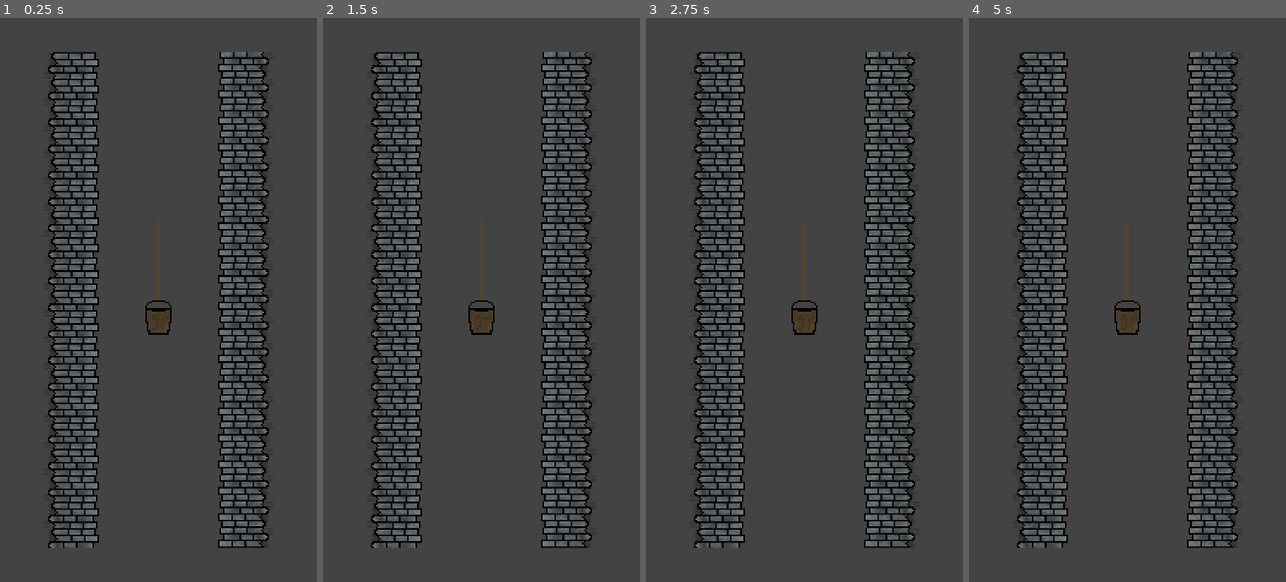
Above: before the commit, frames 1-4 (left to right).
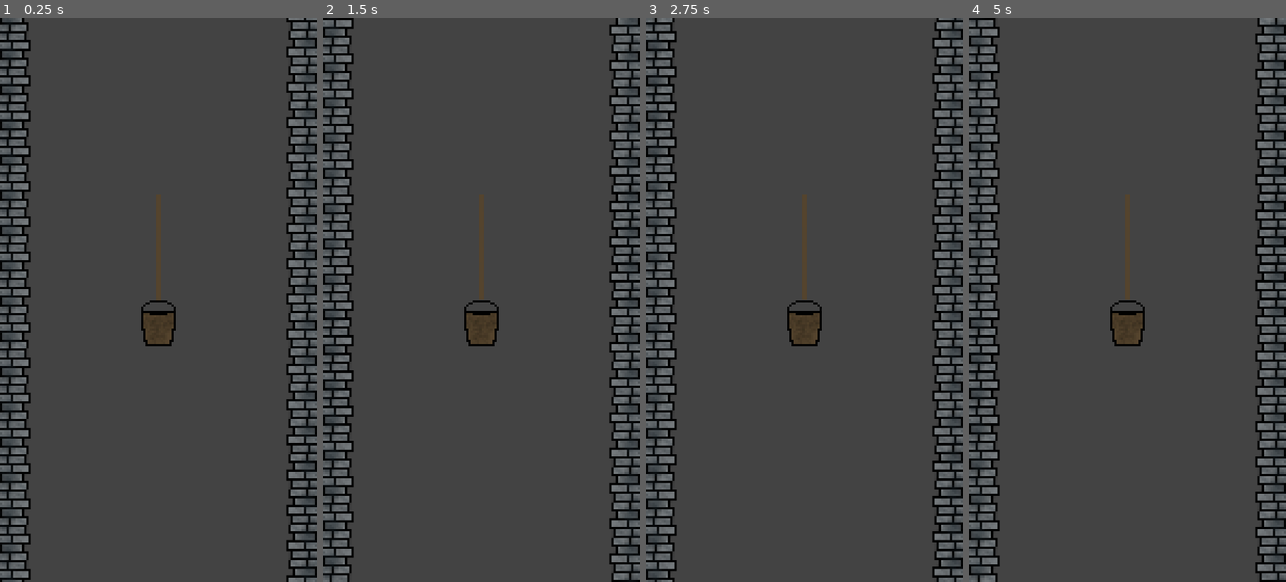
Above: after the commit, the same moments.

Repository: AdrienPiechocki/LudumDareAvril2025
Game: Godot game, scene res://Scenes/Game.tscn
Two runs of this game, one before a commit and one after it. Both use one fixed random seed, a clock stepped at 60 frames per second and the inputs below.
Inputs:
- Up to frame 1 (0.25 s): no input
- Up to frame 2 (1.5 s): no input
- Up to frame 3 (2.75 s): no input
- Up to frame 4 (5 s): no input

The runs differ from the first frame. In frame 1, 34% of the frame differs, in the area x 0-100%, y 0-100%; in frame 2, 34%; in frame 3, 34%; in frame 4, 34%.

Commit message:
Adding wall to Game Scene

Diff:
--- a/Prefabs/ShaderBackground.tscn
+++ b/Prefabs/ShaderBackground.tscn
@@ -1,15 +1,28 @@
 [gd_scene load_steps=5 format=3 uid="uid://6wc4ioattvcx"]
 
-[ext_resource type="Script" uid="uid://dmlut6itye7aj" path="res://Scripts/shader_wall.gd" id="1_agso4"]
 [ext_resource type="Shader" uid="uid://u71xlwyrmxwy" path="res://Shaders/ShaderWall.gdshader" id="1_bqxng"]
 [ext_resource type="Texture2D" uid="uid://do0k22qnbxb4d" path="res://Sprites/LeftWall.png" id="2_agso4"]
+
+[sub_resource type="GDScript" id="GDScript_bqxng"]
+script/source = "extends Node2D
+
+@export var rTexture : Resource
+@export var iXSize : int
+@export var iYSize : int
+
+func _ready():
+	$TextureRect.texture = rTexture
+	$TextureRect.stretch_mode = 1
+	$TextureRect.size.x = iXSize
+	$TextureRect.size.y = iYSize
+"
 
 [sub_resource type="ShaderMaterial" id="ShaderMaterial_fcepb"]
 shader = ExtResource("1_bqxng")
 shader_parameter/fSpeed = 0.5
 
 [node name="ShaderBackground" type="Node2D"]
-script = ExtResource("1_agso4")
+script = SubResource("GDScript_bqxng")
 
 [node name="TextureRect" type="TextureRect" parent="."]
 material = SubResource("ShaderMaterial_fcepb")
--- a/Prefabs/ShaderWall.tscn
+++ b/Prefabs/ShaderWall.tscn
@@ -1,14 +1,14 @@
-[gd_scene load_steps=6 format=3 uid="uid://bm301snojvb2l"]
+[gd_scene load_steps=5 format=3 uid="uid://bm301snojvb2l"]
 
 [ext_resource type="Shader" uid="uid://u71xlwyrmxwy" path="res://Shaders/ShaderWall.gdshader" id="1_bdi57"]
-[ext_resource type="Script" uid="uid://dmlut6itye7aj" path="res://Scripts/shader_wall.gd" id="1_l135e"]
-[ext_resource type="Texture2D" uid="uid://do0k22qnbxb4d" path="res://Sprites/LeftWall.png" id="2_j2k8g"]
+[ext_resource type="Script" uid="uid://bq5om2gm2xsm" path="res://Scripts/shader_wall.gd" id="1_l135e"]
 
 [sub_resource type="ShaderMaterial" id="ShaderMaterial_j2k8g"]
 shader = ExtResource("1_bdi57")
 shader_parameter/fSpeed = 0.5
 
 [sub_resource type="RectangleShape2D" id="RectangleShape2D_j2k8g"]
+size = Vector2(16, 16)
 
 [node name="ShaderWall" type="StaticBody2D"]
 script = ExtResource("1_l135e")
@@ -26,7 +26,6 @@
 offset_bottom = 8.0
 grow_horizontal = 2
 grow_vertical = 2
-texture = ExtResource("2_j2k8g")
 stretch_mode = 1
 
 [node name="CollisionShape2D" type="CollisionShape2D" parent="."]
--- a/Scenes/Game.tscn
+++ b/Scenes/Game.tscn
@@ -1,8 +1,9 @@
-[gd_scene load_steps=10 format=3 uid="uid://rcupgrgt5vw4"]
+[gd_scene load_steps=9 format=3 uid="uid://rcupgrgt5vw4"]
 
 [ext_resource type="Texture2D" uid="uid://do0k22qnbxb4d" path="res://Sprites/LeftWall.png" id="1_gl6un"]
 [ext_resource type="Texture2D" uid="uid://6gu07klthnv0" path="res://Sprites/RightWall.png" id="2_j5yw3"]
-[ext_resource type="PackedScene" uid="uid://cr821rwur43t5" path="res://Prefabs/Rope.tscn" id="3_j5yw3"]
+[ext_resource type="PackedScene" uid="uid://d348dek170633" path="res://Prefabs/Rope.tscn" id="3_j5yw3"]
+[ext_resource type="PackedScene" uid="uid://bm301snojvb2l" path="res://Prefabs/ShaderWall.tscn" id="3_kldst"]
 [ext_resource type="Texture2D" uid="uid://ddchc2rj6ujgw" path="res://Sprites/Bucket.png" id="4_kldst"]
 
 [sub_resource type="RectangleShape2D" id="RectangleShape2D_2irst"]
@@ -13,17 +14,12 @@
 [sub_resource type="RectangleShape2D" id="RectangleShape2D_kldst"]
 size = Vector2(178, 20)
 
-[sub_resource type="RectangleShape2D" id="RectangleShape2D_7lihs"]
-size = Vector2(39, 321)
-
-[sub_resource type="RectangleShape2D" id="RectangleShape2D_fgofq"]
-size = Vector2(39, 314)
-
 [node name="Game" type="Node2D"]
 
 [node name="Background" type="Sprite2D" parent="."]
 
 [node name="Player" type="Node2D" parent="."]
+position = Vector2(72, 128)
 
 [node name="StaticBody2D" type="StaticBody2D" parent="Player"]
 position = Vector2(0, -58)
@@ -69,37 +65,22 @@
 position = Vector2(0, 8)
 shape = SubResource("RectangleShape2D_b2bpf")
 
-[node name="Camera2D" type="Camera2D" parent="Player"]
-zoom = Vector2(0.75, 0.75)
-
 [node name="Floor" type="StaticBody2D" parent="."]
-position = Vector2(0, 130)
+position = Vector2(72, 256)
 
 [node name="CollisionShape2D" type="CollisionShape2D" parent="Floor"]
 shape = SubResource("RectangleShape2D_kldst")
 
-[node name="LeftWall" type="StaticBody2D" parent="."]
-position = Vector2(-50, 0)
+[node name="LeftWall" parent="." instance=ExtResource("3_kldst")]
+rTexture = ExtResource("1_gl6un")
+iXSize = 48
+iYSize = 272
 
-[node name="LeftWallSprite" type="Sprite2D" parent="LeftWall"]
-texture_repeat = 2
-texture = ExtResource("1_gl6un")
-region_enabled = true
-region_rect = Rect2(0, 0, 48, 300)
+[node name="RightWall" parent="." instance=ExtResource("3_kldst")]
+position = Vector2(144, 0)
+rTexture = ExtResource("2_j5yw3")
+iXSize = 48
+iYSize = 272
 
-[node name="CollisionShape2D" type="CollisionShape2D" parent="LeftWall"]
-position = Vector2(-5.5, 6.5)
-shape = SubResource("RectangleShape2D_7lihs")
-
-[node name="RightWall" type="StaticBody2D" parent="."]
-position = Vector2(50, 0)
-
-[node name="RightWallSprite" type="Sprite2D" parent="RightWall"]
-texture_repeat = 2
-texture = ExtResource("2_j5yw3")
-region_enabled = true
-region_rect = Rect2(0, 0, 48, 300)
-
-[node name="CollisionShape2D" type="CollisionShape2D" parent="RightWall"]
-position = Vector2(5.5, 4)
-shape = SubResource("RectangleShape2D_fgofq")
+[node name="Camera2D" type="Camera2D" parent="."]
+anchor_mode = 0
--- a/Scripts/shader_wall.gd
+++ b/Scripts/shader_wall.gd
@@ -1,6 +1,13 @@
 extends Node2D
 
 @export var rTexture : Resource
+@export var iXSize : int
+@export var iYSize : int
 
 func _ready():
 	$TextureRect.texture = rTexture
+	$TextureRect.size.x = iXSize
+	$TextureRect.size.y = iYSize
+
+	$CollisionShape2D.shape.size.x = iXSize
+	$CollisionShape2D.shape.size.y = iYSize
Not shown: 1 places in Prefabs/Rope.tscn that only renumber resources
Not shown, changed: Scripts/shader_wall.gd.uid
